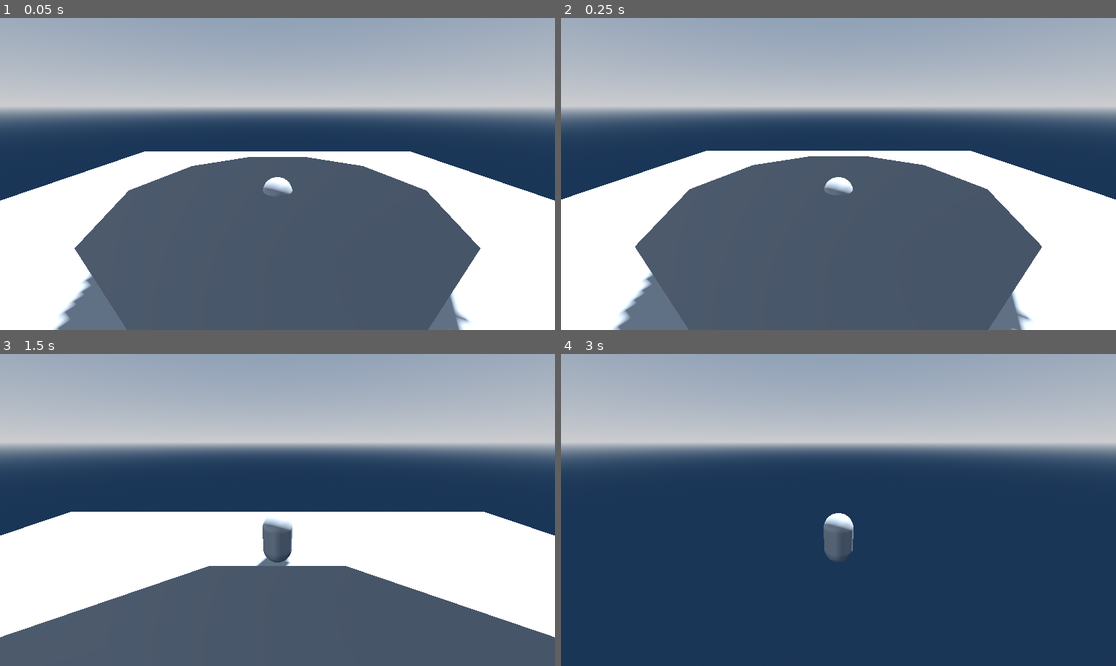
Above: before the commit, frames 1-4 (two rows, left to right).
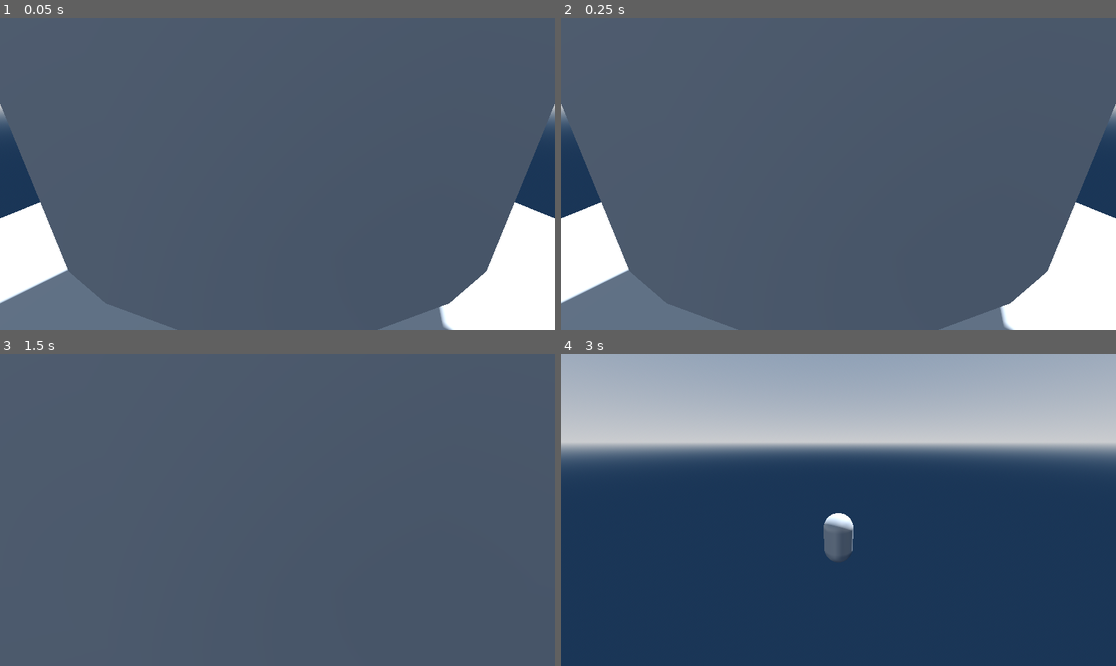
Above: after the commit, the same moments.

Repository: AlyssaSmt1/project3
Game: Godot game, scene res://node_3d.tscn
Same seed, same stepped clock (60 frames per second), same inputs: the game is played once before the commit and once after it.
Inputs:
- Up to frame 1 (0.05 s): no input
- Up to frame 2 (0.25 s): no input
- Up to frame 3 (1.5 s): tap Enter (ui_accept) at 0.5, 1.35 s; hold Enter (ui_accept) 0.53-1.28 s; hold W (player_forward) from 0.53 s (still down)
- Up to frame 4 (3 s): keep holding W (player_forward); tap Enter (ui_accept) at 1.52, 1.82, 2.85 s; hold Enter (ui_accept) 2.03-2.78 s

The runs differ from the first frame. In frame 1, 56% of the frame differs, in the area x 0-100%, y 0-100%; in frame 2, 55%; in frame 3, 74%, in the area x 0-100%, y 0-91%; in frame 4, less than 0.1%.

Commit message:
Zylinder

Diff:
--- a/code/character_body_3d.gd
+++ b/code/character_body_3d.gd
@@ -1,26 +1,23 @@
 extends CharacterBody3D
 
-
 @export var SPEED = 3.0
-@export var JUMP_VELOCITY = 4.5
+@export var JUMP_VELOCITY = 10
 @export var camera_pan_speed = 1
 const PAN_SPEED_FACTOR = 0.00001
 
 func _ready():
 	Input.mouse_mode = Input.MOUSE_MODE_CAPTURED
 
-
 func _physics_process(delta: float) -> void:
-	# Add the gravity.
-	if not is_on_floor():
-		velocity += get_gravity() * delta
-
-	# Handle jump.
-	if Input.is_action_just_pressed("ui_accept") and is_on_floor():
-		velocity.y = JUMP_VELOCITY
+	# Vertikale Bewegung steuern (fliegen)
+	if Input.is_action_pressed("ui_accept"):
+		velocity.y = SPEED  # Aufsteigen
+	elif Input.is_action_pressed("ui_down"):
+		velocity.y = -SPEED  # Absteigen
+	else:
+		velocity.y = 0
 
 	# Get the input direction and handle the movement/deceleration.
-	# As good practice, you should replace UI actions with custom gameplay actions.
 	var input_dir := Input.get_vector("player_left", "player_right", "player_forward", "player_backwards")
 	var direction := (transform.basis * Vector3(input_dir.x, 0, input_dir.y)).normalized()
 	if direction:
@@ -30,20 +27,17 @@
 		velocity.x = move_toward(velocity.x, 0, SPEED)
 		velocity.z = move_toward(velocity.z, 0, SPEED)
 
+	# Maussteuerung für Kamera
 	if Input.mouse_mode == Input.MOUSE_MODE_CAPTURED:
 		var mouse_vel = Input.get_last_mouse_velocity()
 		rotation.y -= mouse_vel.x * camera_pan_speed * PAN_SPEED_FACTOR
 		var cam_rig_rot = $CameraRig.rotation.x - mouse_vel.y * camera_pan_speed * PAN_SPEED_FACTOR
-		cam_rig_rot = clamp(cam_rig_rot, -PI/4, -PI/16)
 		$CameraRig.rotation.x = cam_rig_rot
-
 
 		if Input.is_action_just_pressed("ui_cancel"):
 			Input.mouse_mode = Input.MOUSE_MODE_VISIBLE
-
 	else:
 		if Input.is_action_just_pressed("ui_cancel"):
 			Input.mouse_mode = Input.MOUSE_MODE_CAPTURED
 
-
 	move_and_slide()
--- a/code/mesh_instance_3d.gd
+++ b/code/mesh_instance_3d.gd
@@ -1,32 +1,51 @@
 extends MeshInstance3D
 
-# Called when the node enters the scene tree for the first time.
 func _ready():
 	var radius = 2
-	var segments = 10
+	var height = 4
+	var segments = 32
 	var delta = 2 * PI / segments
 
 	var verts = PackedVector3Array()
-	verts.append(Vector3(0, 0, 0))  # Zentrum des Kreises
 
-	# Generiere die Vertices entlang des Kreises
+
 	for i in range(segments):
 		var x = radius * cos(i * delta)
 		var z = radius * sin(i * delta)
 		verts.append(Vector3(x, 0, z))
 
+
+	for i in range(segments):
+		var x = radius * cos(i * delta)
+		var z = radius * sin(i * delta)
+		verts.append(Vector3(x, height, z))
+
+
 	var indices = PackedInt32Array()
-	# Erstelle die Indizes für die Dreiecke
-	for i in range(1, segments):
-		# Erster Dreieck (0, i, i+1)
+	for i in range(segments):
+		var next_i = (i + 1) % segments
+
+		indices.append(i)
+		indices.append(i + segments)
+		indices.append(next_i)
+
+		indices.append(i + segments)
+		indices.append(next_i + segments)
+		indices.append(next_i)
+
+
+	var base_start = verts.size() - segments * 2
+	for i in range(segments - 2):
+		# Untere Fläche
 		indices.append(0)
-		indices.append(i)
 		indices.append(i + 1)
+		indices.append(i + 2)
 
-	# Letztes Dreieck (0, segments, 1)
-	indices.append(0)
-	indices.append(segments)
-	indices.append(1)
+		# Obere Fläche
+		indices.append(segments)
+		indices.append(segments + i + 2)
+		indices.append(segments + i + 1)
+
 
 	var surface_array = []
 	surface_array.resize(Mesh.ARRAY_MAX)
@@ -35,7 +54,5 @@
 
 	mesh.add_surface_from_arrays(Mesh.PRIMITIVE_TRIANGLES, surface_array)
 
-	pass
-
 func _process(delta: float) -> void:
 	pass
--- a/code/node_3d.tscn
+++ b/code/node_3d.tscn
@@ -44,7 +44,7 @@
 script = ExtResource("2_noarx")
 
 [node name="CharacterBody3D" type="CharacterBody3D" parent="."]
-transform = Transform3D(1, 0, 0, 0, 1, 0, 0, 0, 1, 0, 0.352704, 0)
+transform = Transform3D(1, 0, 0, 0, 1, 0, 0, 0, 1, 0, 0.102328, 0)
 script = ExtResource("2_a0tk4")
 
 [node name="CollisionShape3D" type="CollisionShape3D" parent="CharacterBody3D"]
@@ -61,7 +61,7 @@
 transform = Transform3D(1, 0, 0, 0, 1, 0, 0, 0, 1, 0, 0.066716, 0.0826843)
 
 [node name="StaticBody3D" type="StaticBody3D" parent="."]
-transform = Transform3D(1, 0, 0, 0, 1, 0, 0, 0, 1, 0, -0.0730315, 0)
+transform = Transform3D(1, 0, 0, 0, 1, 0, 0, 0, 1, 0, -0.619354, 0)
 
 [node name="boden" type="CSGBox3D" parent="StaticBody3D"]
 size = Vector3(10, 0.1, 10)
Not shown, changed: code/export_presets.cfg
Binary file added: code/index.apple-touch-icon.png
Not shown, added: code/index.apple-touch-icon.png.import
Binary file added: code/index.icon.png
Not shown, added: code/index.icon.png.import
Binary file added: code/index.png
Not shown, added: code/index.png.import
Not shown, added: code/index.audio.position.worklet.js
Not shown, added: code/index.audio.worklet.js
Not shown, added: code/index.html
Not shown, added: code/index.js
Not shown, added: code/index.pck
(and 2 more such lines)
